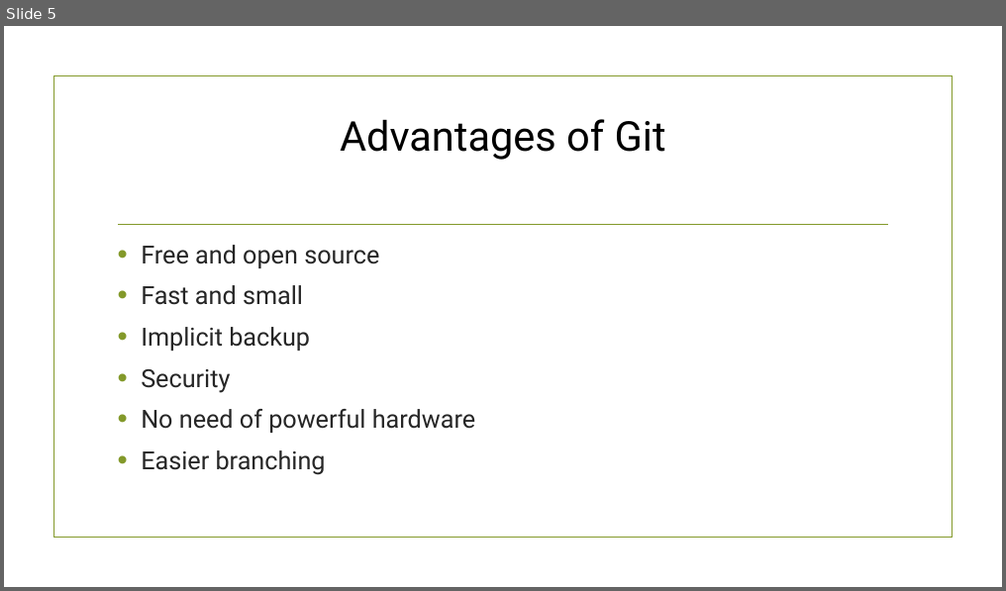
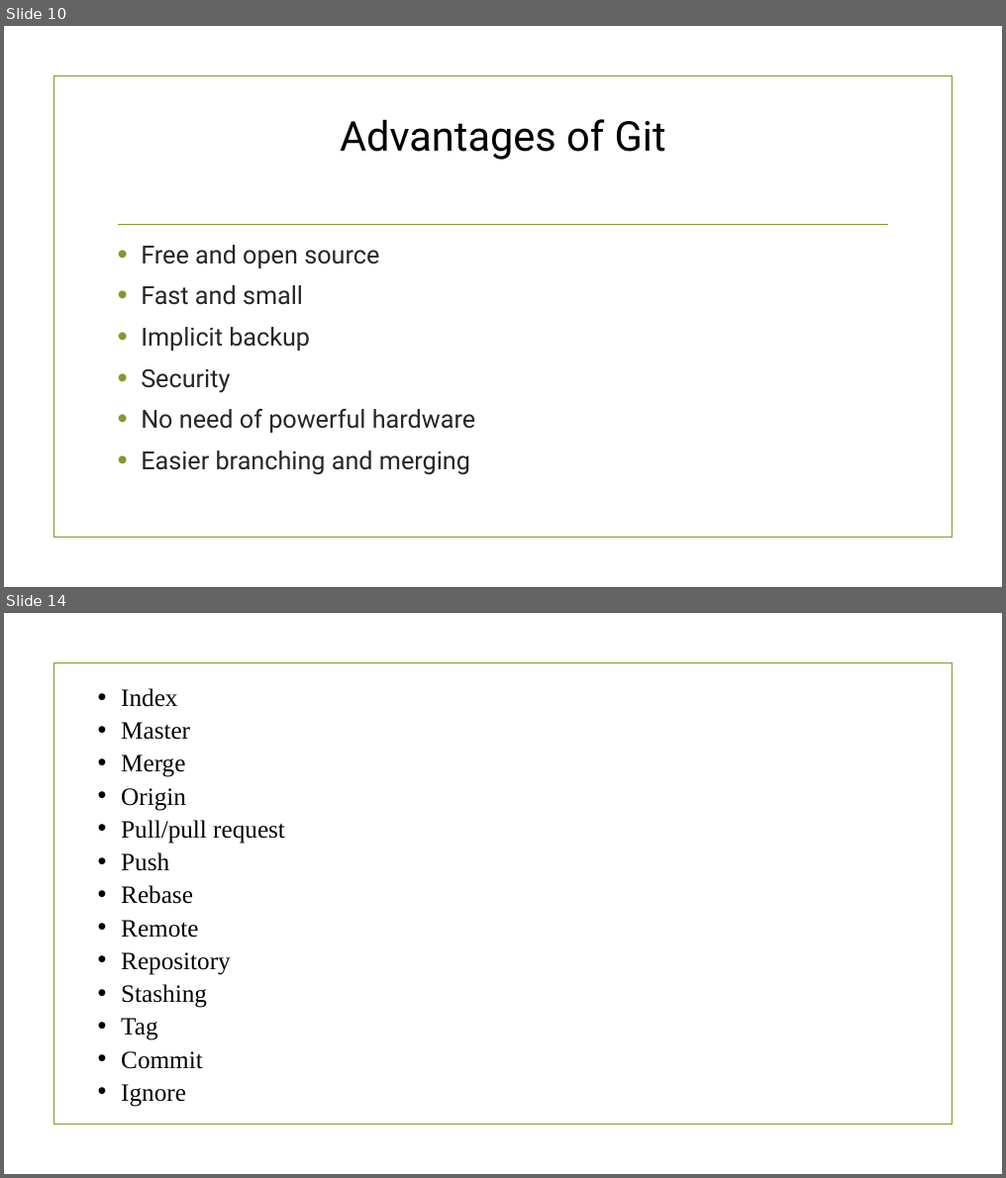
Before and after one commit to amishagupta-11/LearnGit, a slide deck: git.pptx. Shown one above the other, each under a label of ours: slide 5 before the commit, slides 10 and 14 after it; the slides between them are not shown. The pictures are 1006x591 and 1006x1178 pixels, drawn with LibreOffice and Linux fonts; fonts in the diff are those of the drawing; background and template pictures are left out. Boxes give left, top, right and bottom in pixels: in the first picture for what was removed or moved away, otherwise in the second. Text is boxed around its words. In the diff, an @@ line names an element or a change of style, - is before the commit and + after.

```diff
--- a/git.pptx
+++ b/git.pptx
@@ slide 14 added at (4, 613, 1002, 1174), background picture (left out); not listed: 1 template element that a slide beside it also shows @@
@@ text added at (121, 688, 285, 1107), 24 pt, text #000000 @@
+• Index
+• Master
+• Merge
+• Origin
+• Pull/pull request
+• Push
+• Rebase
+• Remote
+• Repository
+• Stashing
+• Tag
+• Commit
+• Ignore
@@ what was slide 5 is now slide 10 @@
@@ slide 10 changed as well @@
@@ text at (141, 451, 470, 475): text changed @@
-• Easier branching
+• Easier branching and merging
```
Also in this commit, not shown: 6 other slides changed, 33 other slides added.
